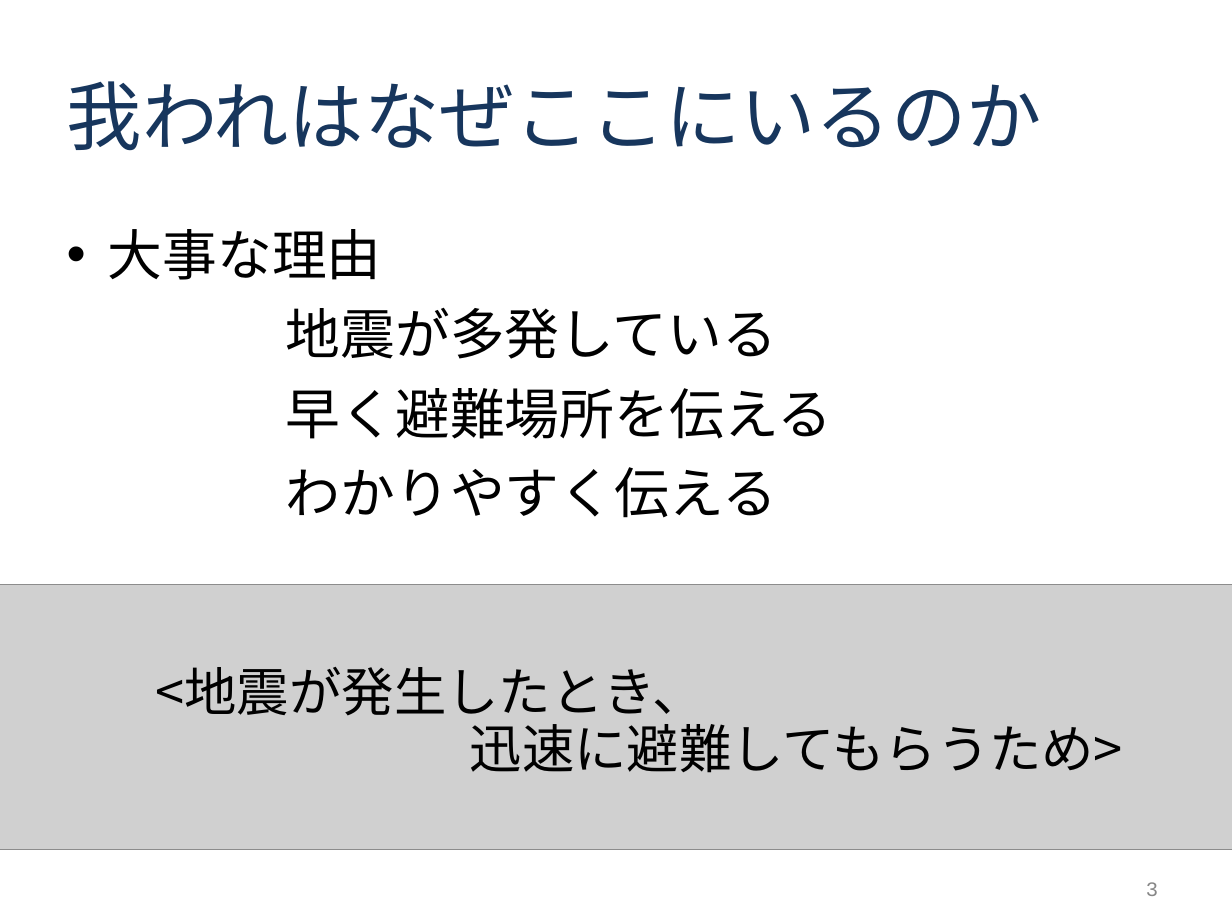
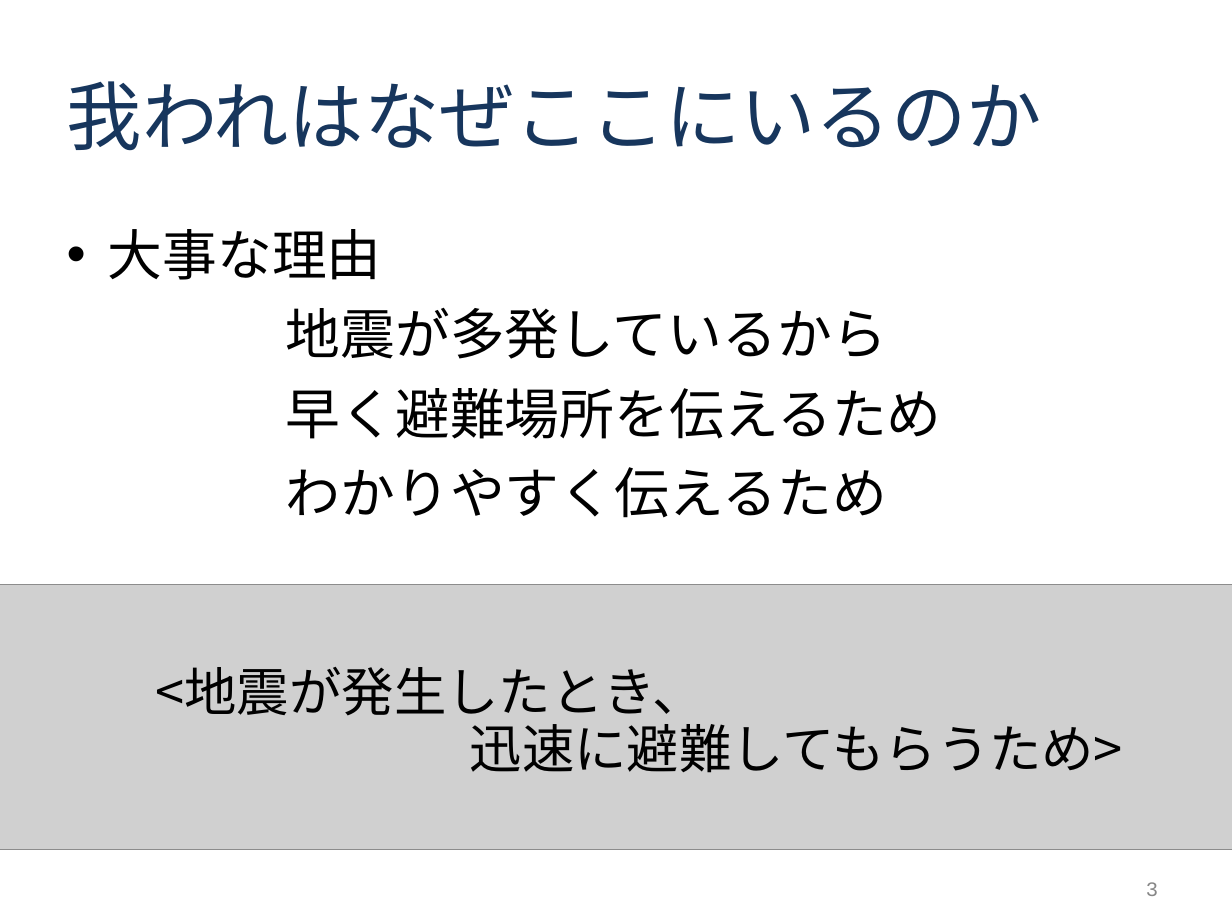
Before and after one commit to tomoyukikondo/yabukiC2017, a slide deck: slide 3 of Ｃ班インセプションデッキ.ppt. Drawn at 1232x924 pixels with LibreOffice and Linux fonts; fonts in the diff are those of the drawing; grey boxes stand for pictures. Boxes give left, top, right and bottom in pixels: in the first picture for what was removed or moved away, otherwise in the second. Text is boxed around its words. In the diff, an @@ line names an element or a change of style, - is before the commit and + after.

```diff
--- a/Ｃ班インセプションデッキ.ppt
+++ b/Ｃ班インセプションデッキ.ppt
@@ text at box(286, 307, 942, 518): text changed @@
-地震が多発している
-早く避難場所を伝える
-わかりやすく伝える
+地震が多発しているから
+早く避難場所を伝えるため
+わかりやすく伝えるため
```
Also in this commit, not shown: 5 other slides changed.
